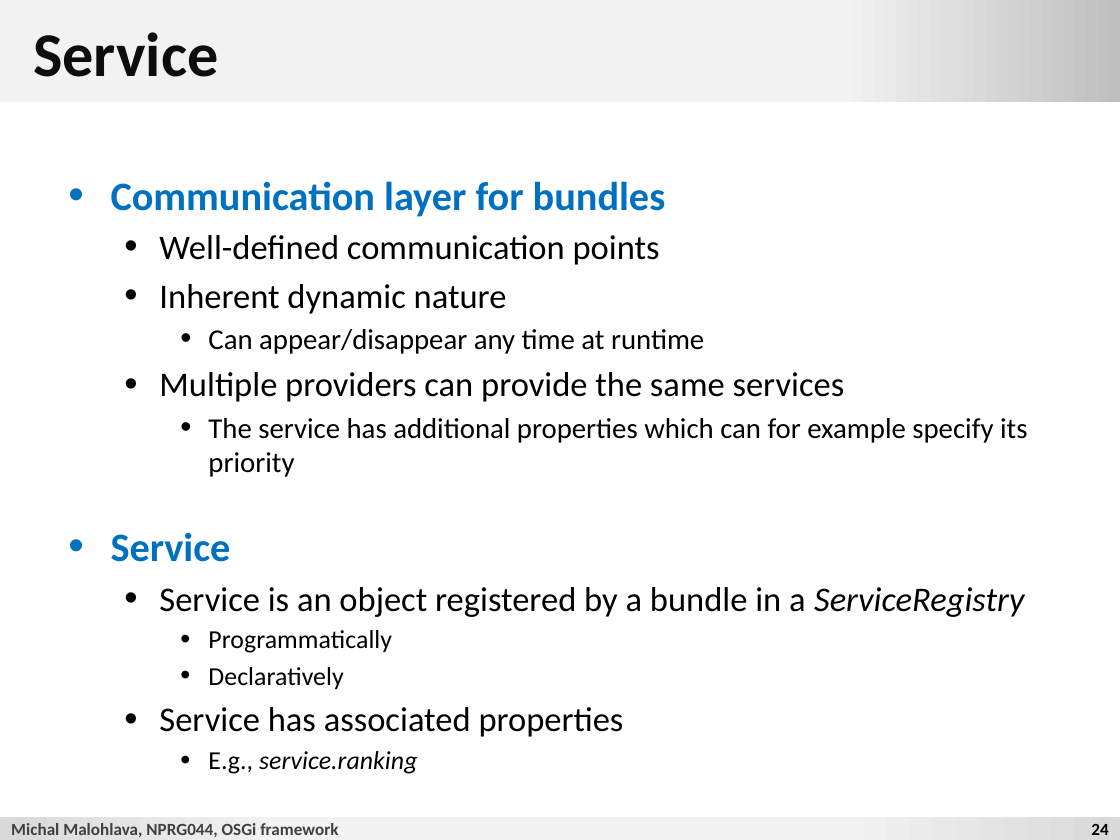
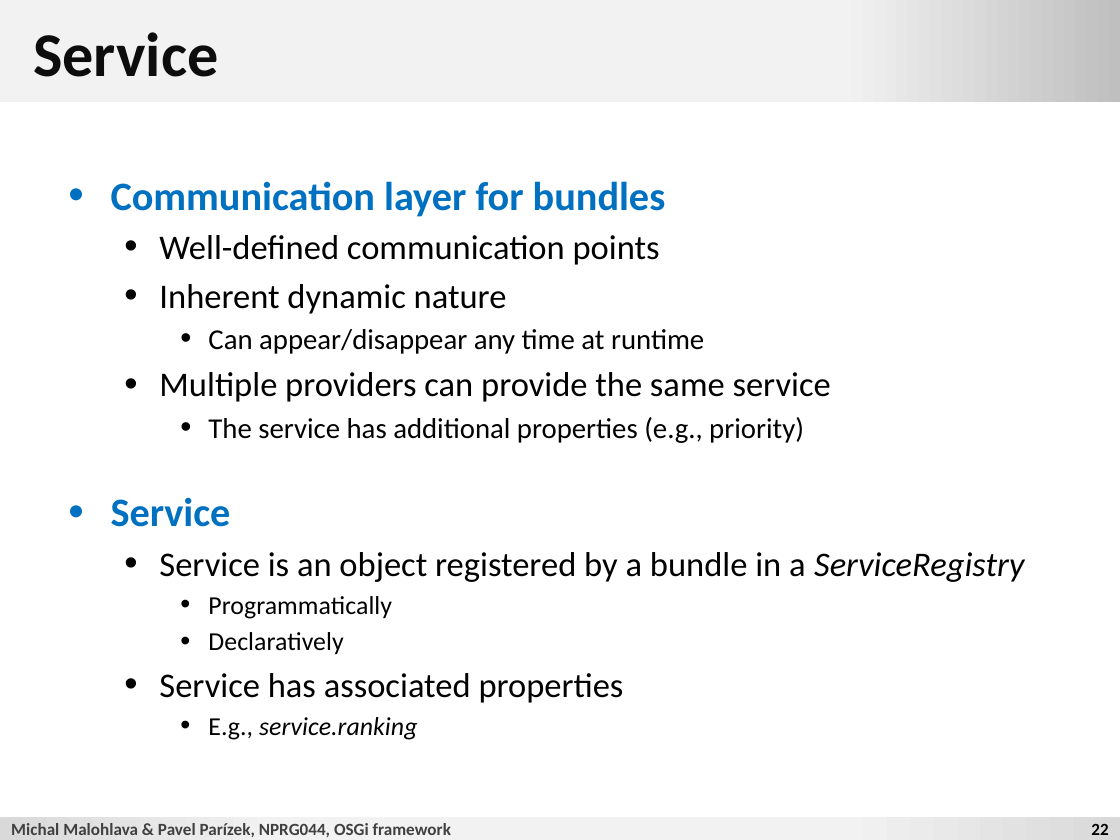
Before and after one commit to d3slect/nprg044-eclipse-platform, a slide deck: slide 22 of slides/2012-13/01-osgi/01-osgi.pptx (slide 24 before the commit). Drawn at 1120x840 pixels with LibreOffice and Linux fonts; fonts in the diff are those of the drawing; background and template pictures are left out. Boxes give left, top, right and bottom in pixels: in the first picture for what was removed or moved away, otherwise in the second. Text is boxed around its words. In the diff, an @@ line names an element or a change of style, - is before the commit and + after.

Commit message:
osgi

```diff
--- a/slides/2012-13/01-osgi/01-osgi.pptx
+++ b/slides/2012-13/01-osgi/01-osgi.pptx
@@ text at (159,372,831,443): text changed @@
-  • Multiple providers can provide the same services
-    • The service has additional properties which can for example specify its priority
+  • Multiple providers can provide the same service
+    • The service has additional properties (e.g., priority)
@@ text at (11,823,451,837): text changed @@
-Michal Malohlava, NPRG044, OSGi framework
+Michal Malohlava & Pavel Parízek, NPRG044, OSGi framework
@@ page number at (1091,824,1108,835): text changed @@
-24
+22
```
Also in this commit, not shown: 41 other slides changed, 2 slides removed, 58 other files.
